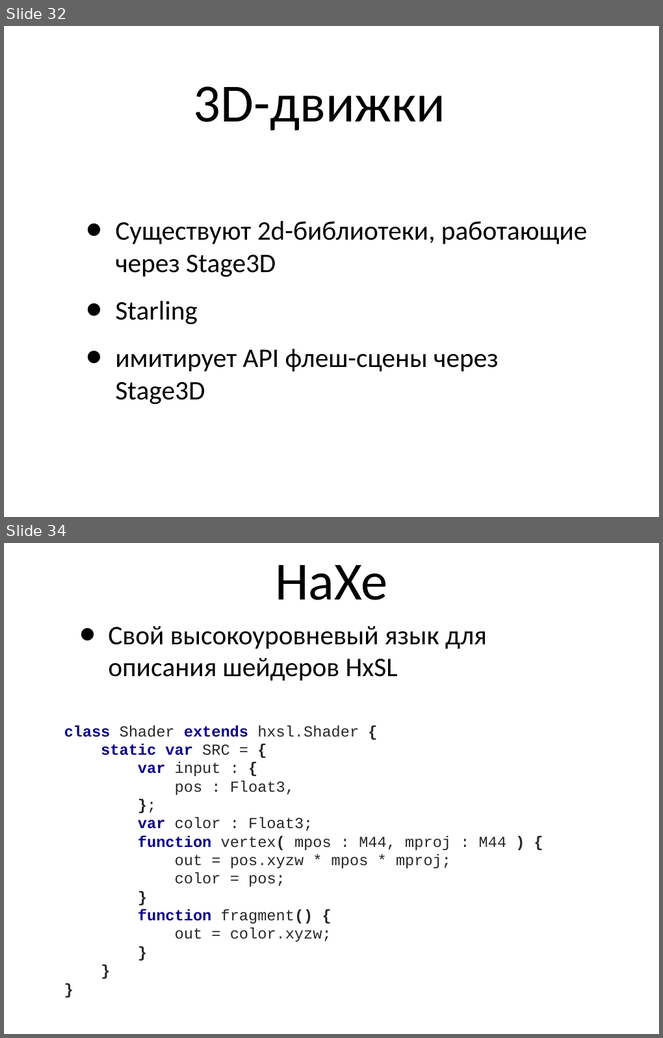
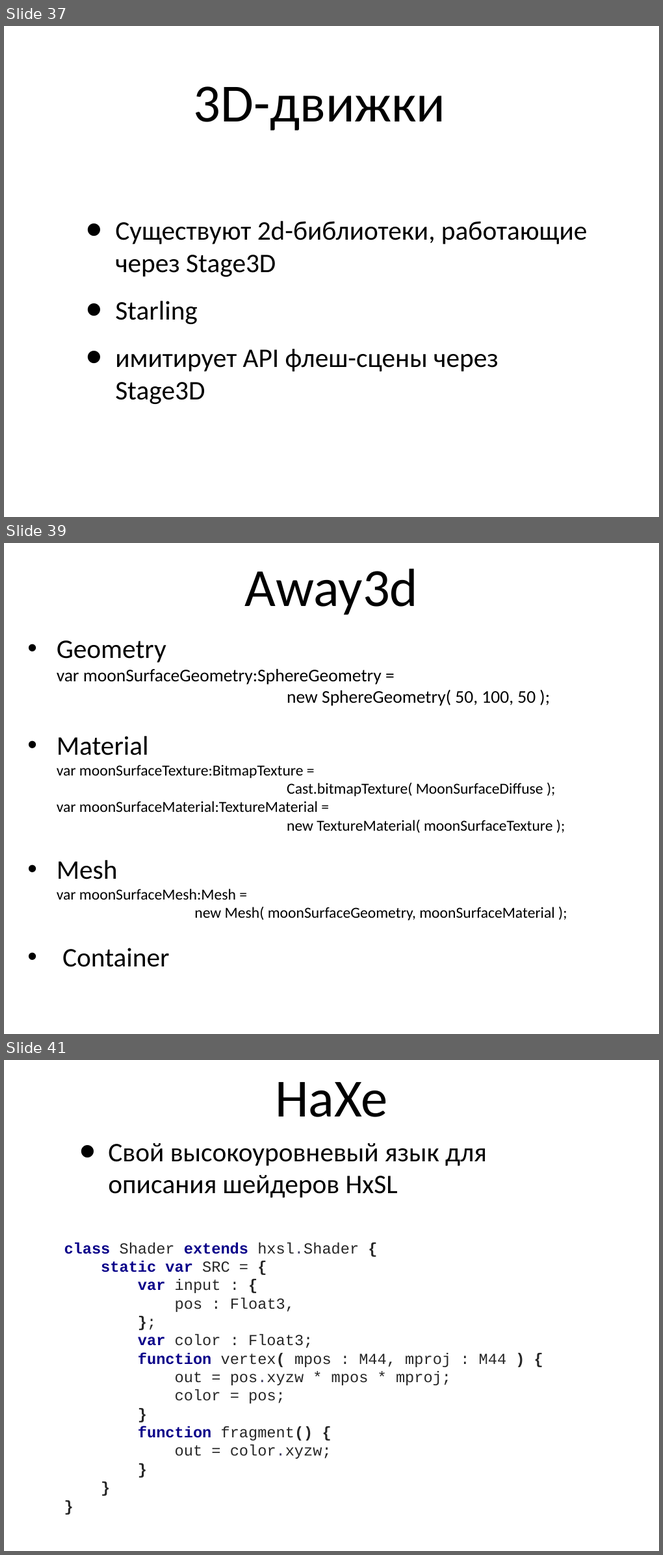
Before and after one commit to schadov/241m-lectures, a slide deck: Stage3D_2.ppt. Shown one above the other, each under a label of ours: slides 32 and 34 before the commit, slides 37, 39 and 41 after it; the slides between them are not shown. The pictures are 663x1038 and 663x1555 pixels, drawn with LibreOffice and Linux fonts; fonts in the diff are those of the drawing. Boxes give left, top, right and bottom in pixels: in the first picture for what was removed or moved away, otherwise in the second. Text is boxed around its words. In the diff, an @@ line names an element or a change of style, - is before the commit and + after.

```diff
--- a/Stage3D_2.ppt
+++ b/Stage3D_2.ppt
@@ slide 39 added at box(4, 543, 659, 1034), background #FFFFFF @@
@@ title added at box(245, 568, 419, 615), 84 pt, text #000000 @@
+Away3d
@@ text added at box(57, 641, 555, 967), 24 pt, text #000000 @@
+• Geometry
+var moonSurfaceGeometry:SphereGeometry =
+new SphereGeometry( 50, 100, 50 );
+• Material
+var moonSurfaceTexture:BitmapTexture =
+Cast.bitmapTexture( MoonSurfaceDiffuse );
+var moonSurfaceMaterial:TextureMaterial =
+new TextureMaterial( moonSurfaceTexture );
+• Mesh
+var moonSurfaceMesh:Mesh =
+new Mesh( moonSurfaceGeometry, moonSurfaceMaterial );
+• Container
@@ what was slide 32 is now slide 37 @@
@@ what was slide 34 is now slide 41 @@
```
Also in this commit, not shown: 6 slides changed, 6 other slides added.
